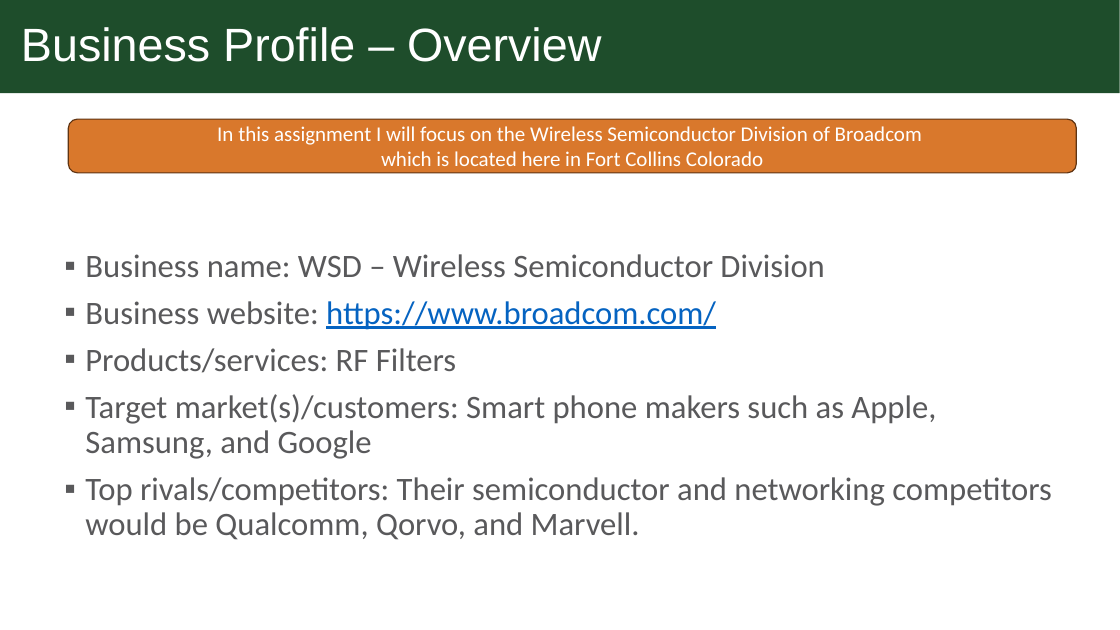
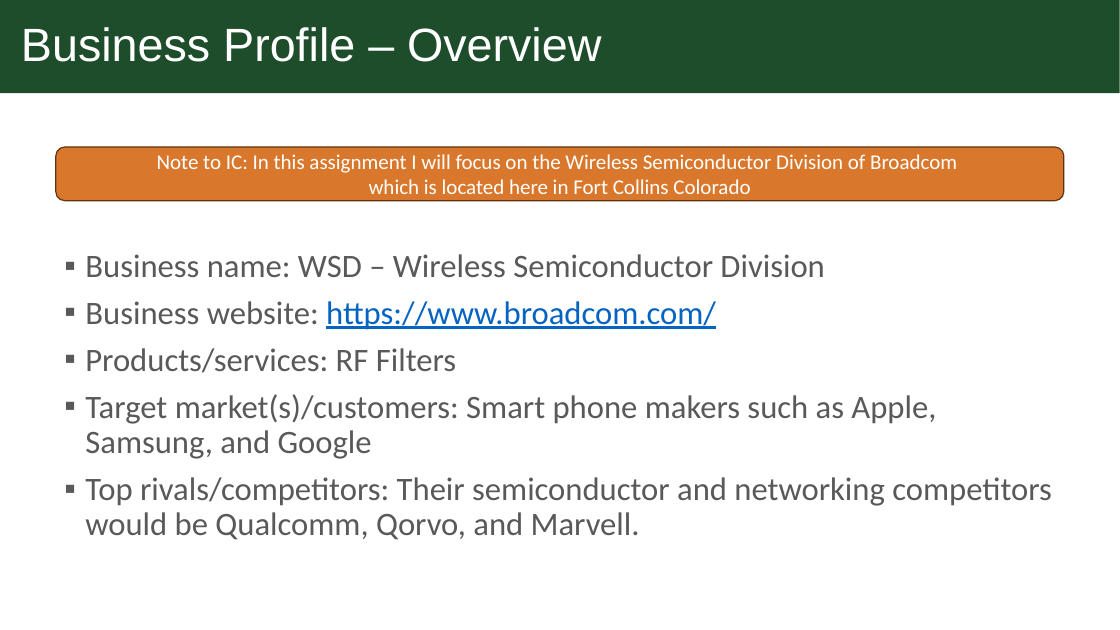
Before and after one commit to engtx/MBA, a slide deck: slide 3 of Classes/BUS 500, Foundations for Business Impact/Week 1/BAVARIAN.CYRUS.BUSINESS_PROFILE_ASSIGNMENT.pptx (slide 5 before the commit). Drawn at 1120x630 pixels with LibreOffice and Linux fonts; fonts in the diff are those of the drawing; background and template pictures are left out. Boxes give left, top, right and bottom in pixels: in the first picture for what was removed or moved away, otherwise in the second. Text is boxed around its words. In the diff, an @@ line names an element or a change of style, - is before the commit and + after.

```diff
--- a/Classes/BUS 500, Foundations for Business Impact/Week 1/BAVARIAN.CYRUS.BUSINESS_PROFILE_ASSIGNMENT.pptx
+++ b/Classes/BUS 500, Foundations for Business Impact/Week 1/BAVARIAN.CYRUS.BUSINESS_PROFILE_ASSIGNMENT.pptx
@@ rounded rectangle "Note to IC: In this ...": place and size @@
-rounded rectangle "Note to IC: In this ..." at [68,119,1076,173]
+rounded rectangle "Note to IC: In this ..." at [56,147,1065,201]
@@ text in rounded rectangle at [157,154,957,173]: text changed @@
-In this assignment I will focus on the Wireless Semiconductor Division of Broadcom
+Note to IC: In this assignment I will focus on the Wireless Semiconductor Division of Broadcom
```
Also in this commit, not shown: 2 slides removed, 1 other file.
